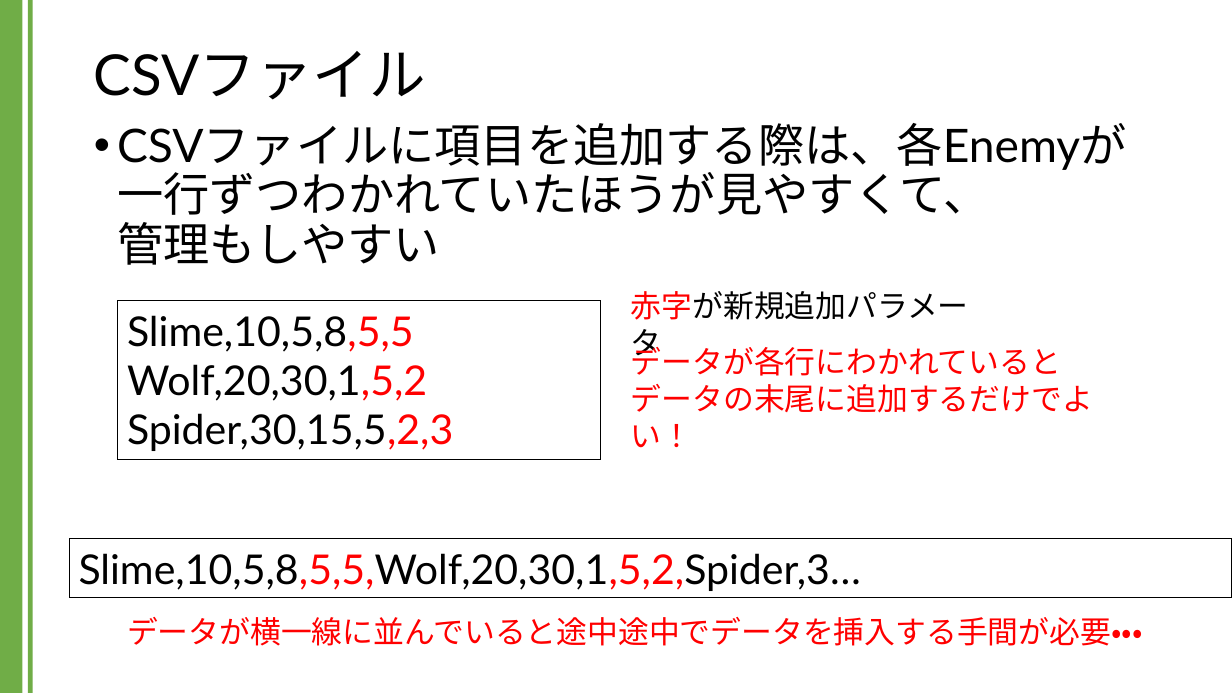
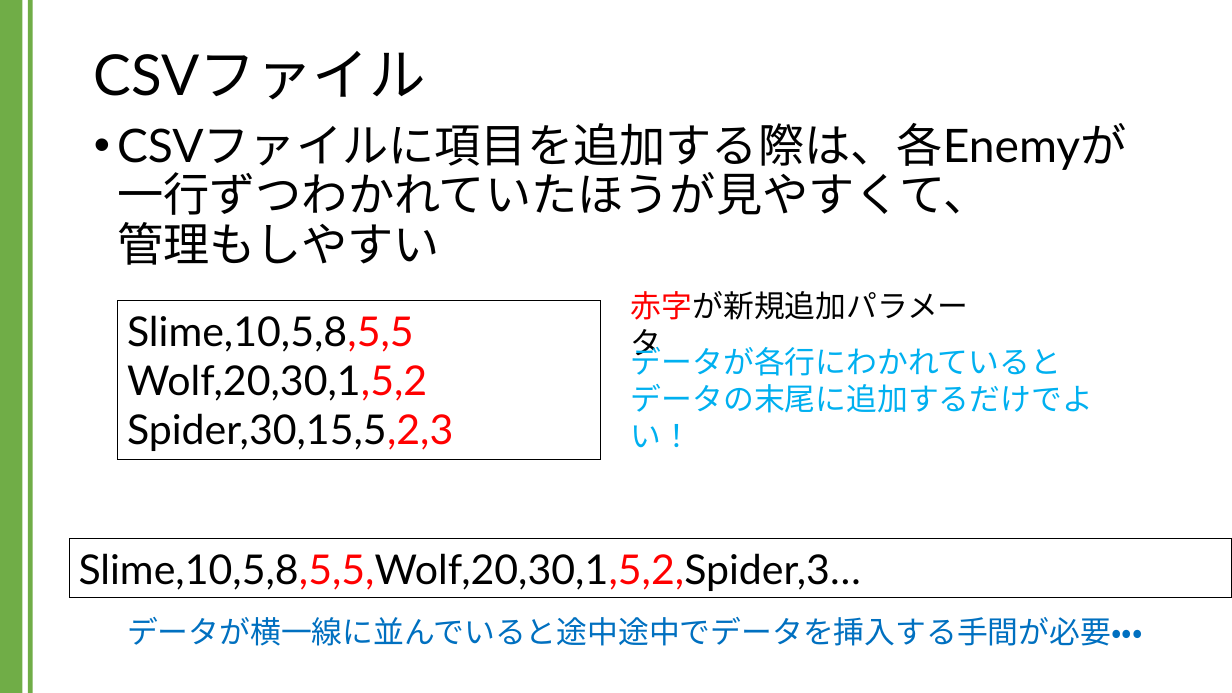
Before and after one commit to kic-murata/cpp2024, a slide deck: slide 19 of 授業資料/講義資料：CSVファイル.pptx. Drawn at 1232x693 pixels with LibreOffice and Linux fonts; fonts in the diff are those of the drawing. Boxes give left, top, right and bottom in pixels: in the first picture for what was removed or moved away, otherwise in the second. Text is boxed around its words. In the diff, an @@ line names an element or a change of style, - is before the commit and + after.

```diff
--- a/授業資料/講義資料：CSVファイル.pptx
+++ b/授業資料/講義資料：CSVファイル.pptx
@@ text "データが各行にわかれていると" at (631, 341, 1093, 413): text colour #FF0000 to #00B0F0 @@
@@ text "データが横一線に並んでいると途中途中でデータを挿入する手間が必要・・・" at (127, 617, 1143, 646): text colour #FF0000 to #0070C0 @@
```
Also in this commit, not shown: 13 other slides changed, 6 slides added, 11 slides removed.
